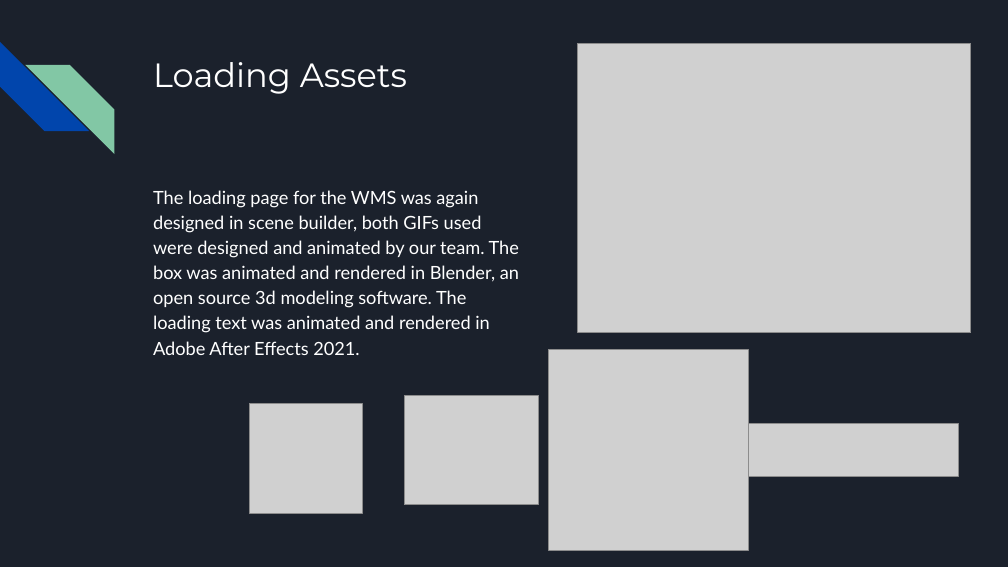
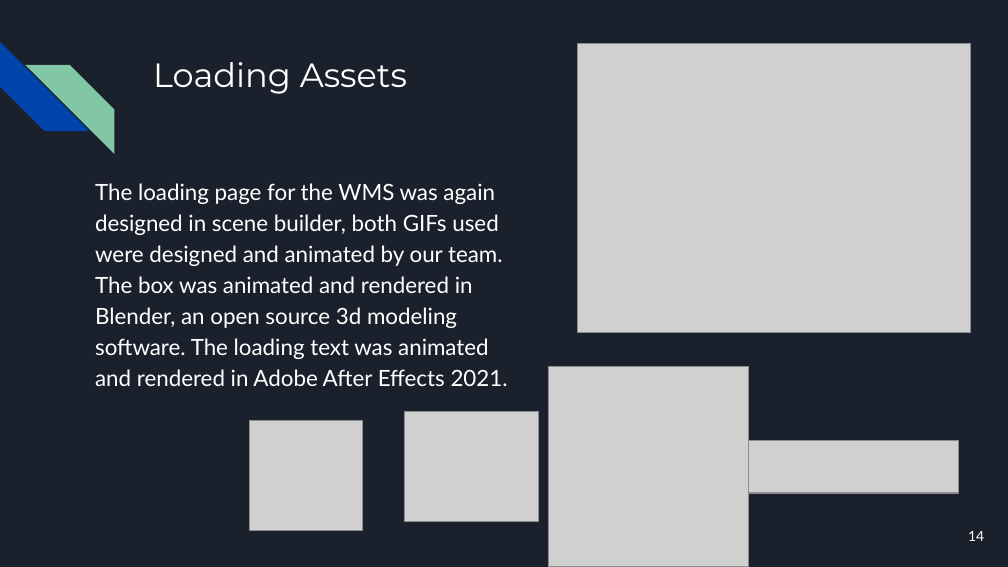
Before and after one commit to acompsec1/CSCI-2210-Java-Warehouse-Managment-System, a slide deck: slide 14 of The Knicks Java Final Project Presentation.pptx. Drawn at 1008x567 pixels with LibreOffice and Linux fonts; fonts in the diff are those of the drawing; grey boxes stand for pictures. Boxes give left, top, right and bottom in pixels: in the first picture for what was removed or moved away, otherwise in the second. Text is boxed around its words. In the diff, an @@ line names an element or a change of style, - is before the commit and + after.

```diff
--- a/The Knicks Java Final Project Presentation.pptx
+++ b/The Knicks Java Final Project Presentation.pptx
@@ text "The loading page for the ...": place and size @@
-text "The loading page for the ..." at bbox=[153, 190, 519, 355]
+text "The loading page for the ..." at bbox=[95, 183, 508, 386]
@@ text "The loading page for the ..." at bbox=[95, 183, 508, 386]: size 13 to 16 pt @@
@@ 4 pictures: place and size @@
-4 pictures at bbox=[250, 350, 959, 550]
+4 pictures at bbox=[250, 367, 959, 567]
@@ page number added at bbox=[968, 531, 984, 541], 10 pt, text #FFFFFF @@
+14
```
Also in this commit, not shown: 29 other slides changed, 1 slide added, 1 slide removed, 1 other file.
